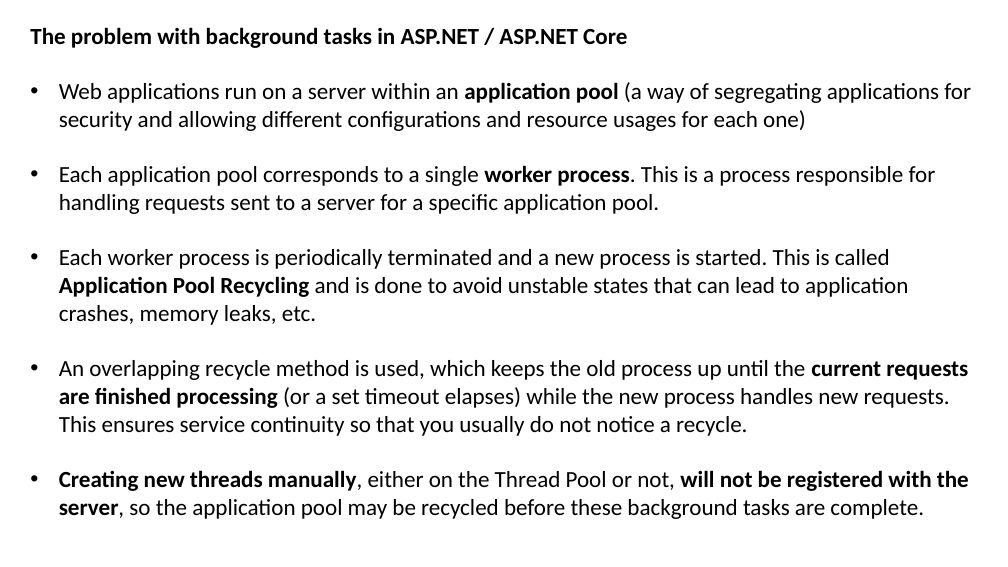
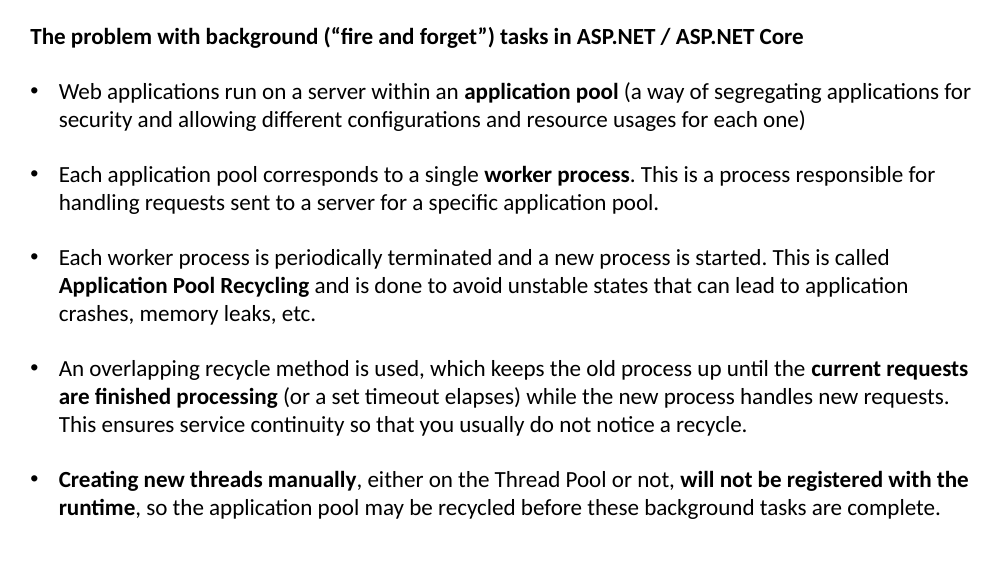
Before and after one commit to JoshKain/AsyncAwaitQuiz, a slide deck: slide 32 of Async and await presentation.pptx (slide 30 before the commit). Drawn at 1008x567 pixels with LibreOffice and Linux fonts; fonts in the diff are those of the drawing. Boxes give left, top, right and bottom in pixels: in the first picture for what was removed or moved away, otherwise in the second. Text is boxed around its words. In the diff, an @@ line names an element or a change of style, - is before the commit and + after.

```diff
--- a/Async and await presentation.pptx
+++ b/Async and await presentation.pptx
@@ text at (30, 27, 804, 48): text changed @@
-The problem with background tasks in ASP.NET / ASP.NET Core
+The problem with background (“fire and forget”) tasks in ASP.NET / ASP.NET Core
@@ text at (59, 470, 969, 519): text changed @@
-• Creating new threads manually, either on the Thread Pool or not, will not be registered with the server, so the application pool may be recycled before these background tasks are complete.
+• Creating new threads manually, either on the Thread Pool or not, will not be registered with the runtime, so the application pool may be recycled before these background tasks are complete.
```
Also in this commit, not shown: 4 other slides changed, 7 slides added, 2 other files.
